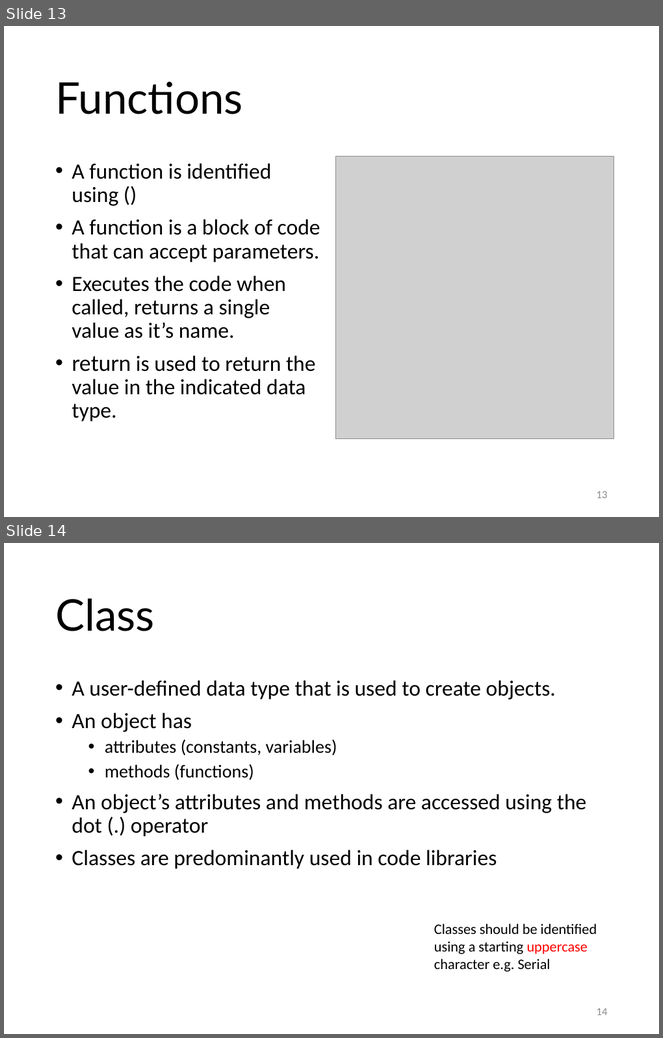
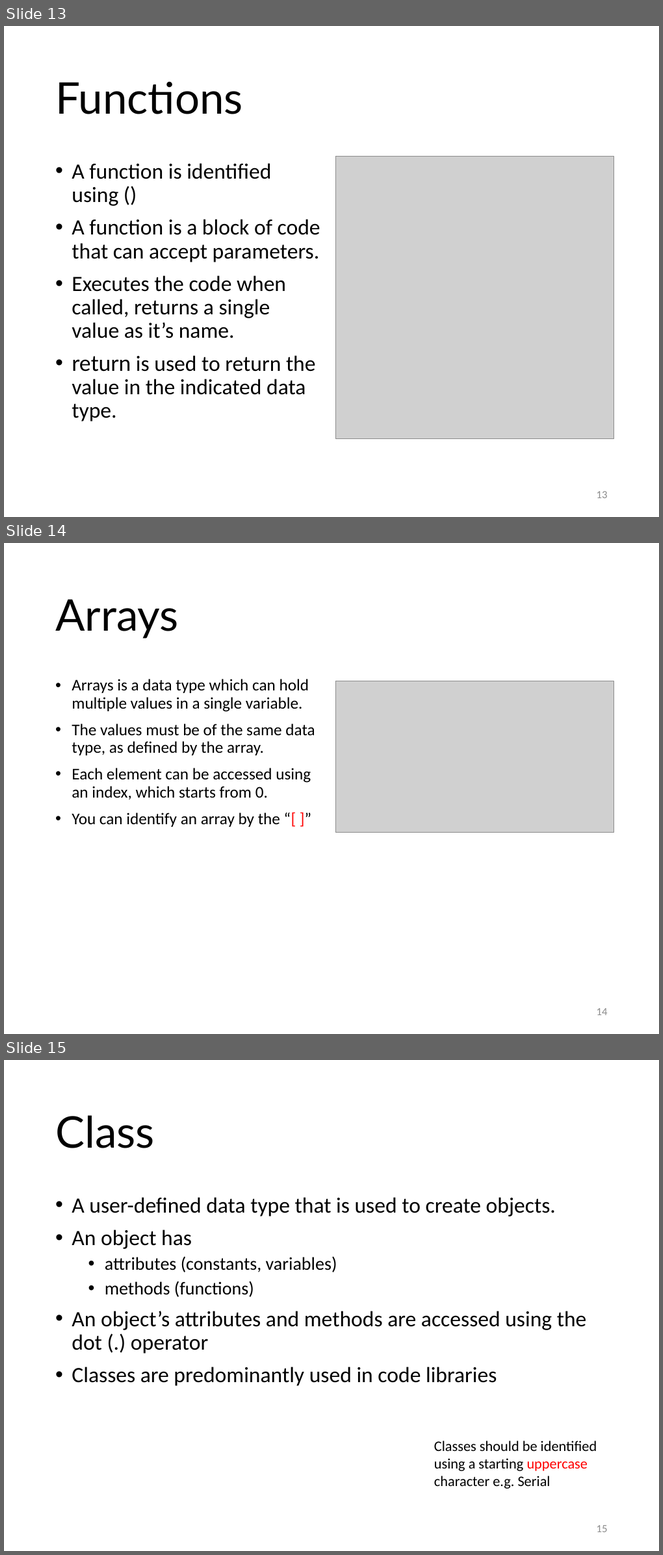
Before and after one commit to RDorville/digfab, a slide deck: presentations/ep1000_embedded2/ep1000_embedded2.pptx. Shown one above the other, each under a label of ours: slides 13 and 14 before the commit, slides 13, 14 and 15 after it. The pictures are 663x1038 and 663x1555 pixels, drawn with LibreOffice and Linux fonts; fonts in the diff are those of the drawing; grey boxes stand for pictures; background and template pictures are left out. Boxes give left, top, right and bottom in pixels: in the first picture for what was removed or moved away, otherwise in the second. Text is boxed around its words. In the diff, an @@ line names an element or a change of style, - is before the commit and + after.

Commit message:
updated embedded2 with arrays

```diff
--- a/presentations/ep1000_embedded2/ep1000_embedded2.pptx
+++ b/presentations/ep1000_embedded2/ep1000_embedded2.pptx
@@ slide 14 added at [4, 543, 659, 1034], background #FFFFFF @@
@@ title added at [55, 600, 178, 639], 48 pt, text #000000 @@
+Arrays
@@ text added at [72, 679, 315, 827], 18 pt, text #000000 @@
+• Arrays is a data type which can hold multiple values in a single variable.
+• The values must be of the same data type, as defined by the array.
+• Each element can be accessed using an index, which starts from 0.
+• You can identify an array by the “[ ]”
@@ picture added at [336, 681, 614, 833] @@
@@ page number added at [597, 1008, 608, 1016], 12 pt, text #8C8C8C @@
+14
@@ what was slide 14 is now slide 15 @@
@@ page number at [597, 1525, 608, 1533]: text changed @@
-14
+15
```
Also in this commit, not shown: 3 slides changed, 4 other files.
